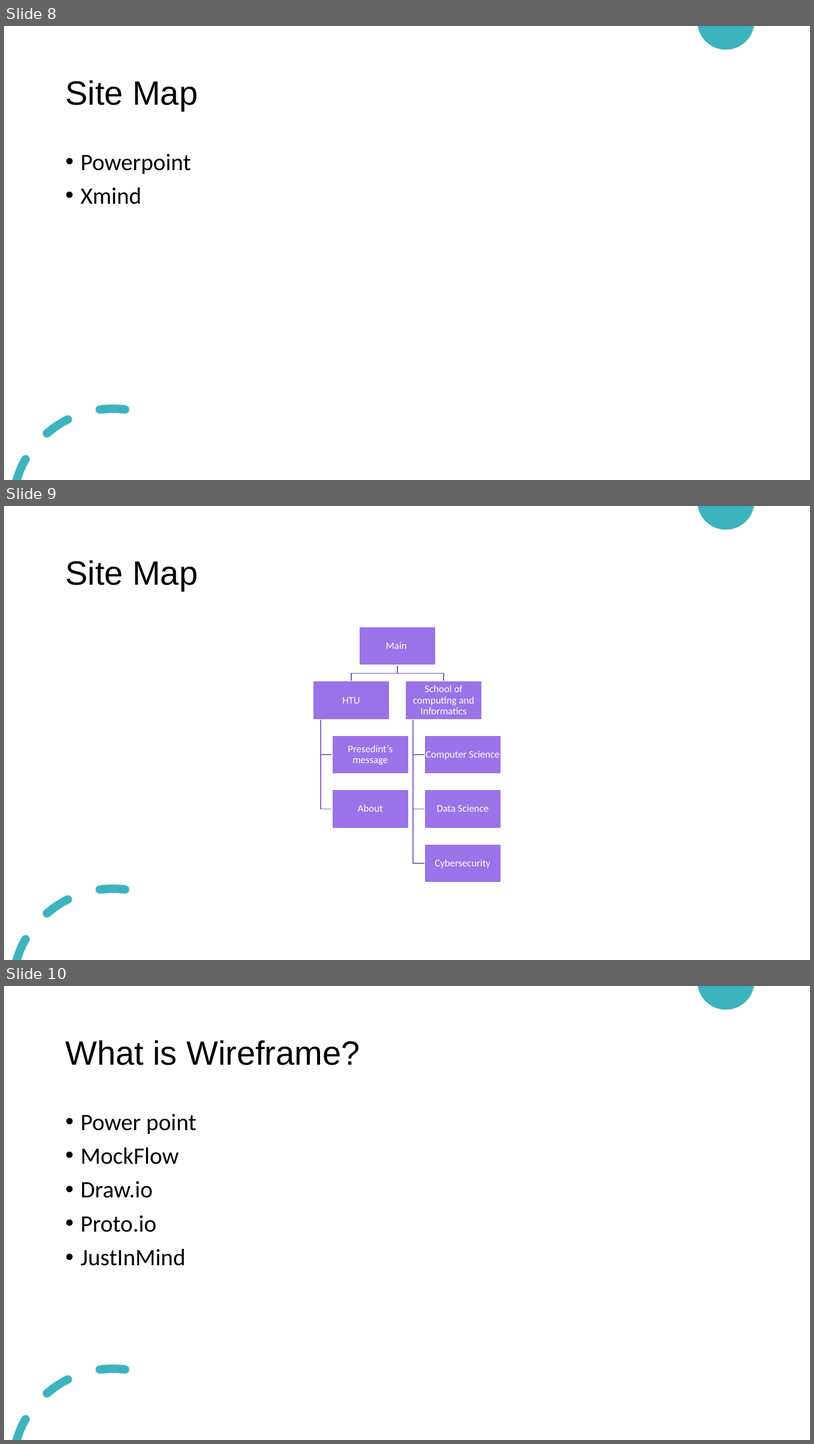
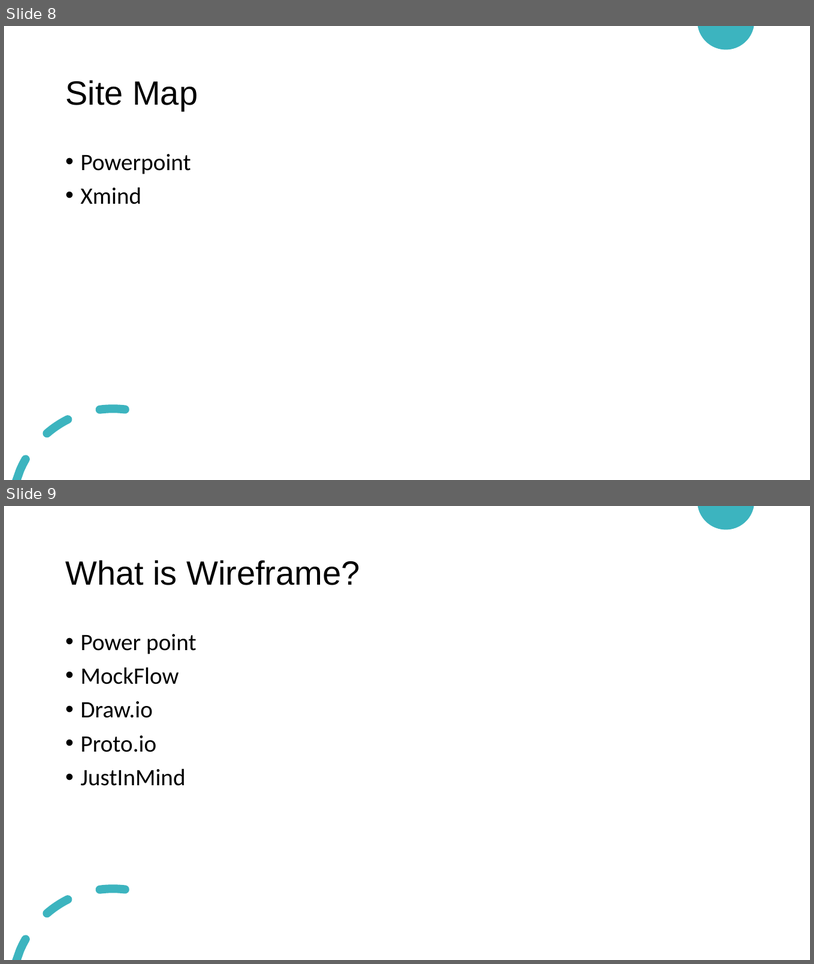
Before and after one commit to HanaZRasheed/HTU-Website-Fall2021, a slide deck: Website Design and Development.pptx. Shown one above the other, each under a label of ours: slides 8, 9 and 10 before the commit, slides 8 and 9 after it. The pictures are 814x1444 and 814x964 pixels, drawn with LibreOffice and Linux fonts; fonts in the diff are those of the drawing. Boxes give left, top, right and bottom in pixels: in the first picture for what was removed or moved away, otherwise in the second. Text is boxed around its words. In the diff, an @@ line names an element or a change of style, - is before the commit and + after.

```diff
--- a/Website Design and Development.pptx
+++ b/Website Design and Development.pptx
@@ slide 9 removed at (x1=4, y1=506, x2=810, y2=960), background #FFFFFF; not listed: 2 template elements that a slide beside it also shows @@
@@ title removed at (x1=65, y1=560, x2=198, y2=591) @@
-Site Map
@@ group removed at (x1=313, y1=627, x2=501, y2=882): 8 rectangles, 8 texts, 7 freeform shapes @@
-Main
-HTU
-Presedint’s message
-About
-School of computing and Informatics
-Computer Science
-Data Science
-Cybersecurity
@@ what was slide 10 is now slide 9 @@
```
Also in this commit, not shown: 37 slides added, 1 other slide removed, 1 other file.
